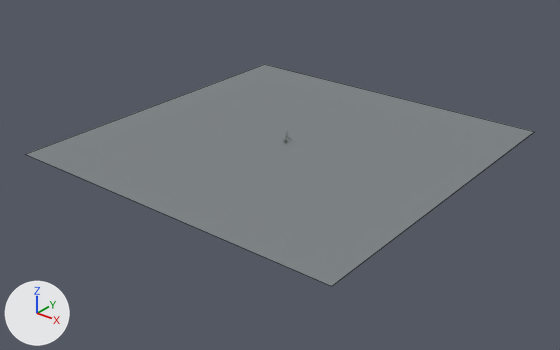
The Blender file blender/fleet/models/km187.blend, before and after one commit.
One viewpoint serves both versions: a 50 mm camera at (80.0, -101.6, 56.2) aimed at (0.8, -2.7, -5.2). Every picture has the same lights, and +X, +Y and +Z are marked at lower left. The older version comes first. Mesh edges are drawn as thin lines on the coarser meshes.

The first picture shows 'ComparisonFloor'.
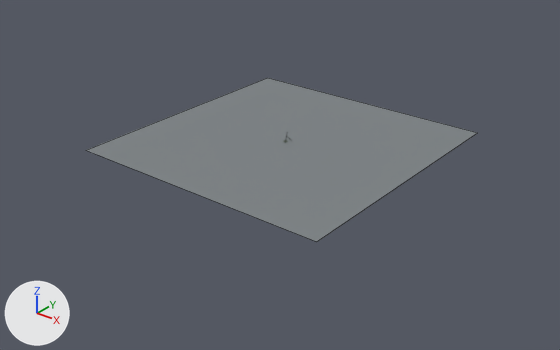
Where the newer file only moved an object's origin or applied its transform, the numbers keep the older frame.

The change, as a list of edits to the scene's bpy script:
```text
Change me_plane:
    used by ob_comparisonfloor; location = (0.2, 0.6, 0.0)
    remove me_plane.from_pydata(...)  # 4 vertices, 1 face; spans x -32.9..32.9, y -32.9..32.9, z 0.0
    add me_plane.from_pydata(...)  # 4 vertices, 1 face; spans x -25.3..25.3, y -25.3..25.3, z 0.0
    me_plane part 1
    me_plane.vertices[0].co: (-32.9, -32.9, 0.0) -> (-25.3, -25.3, 0.0)  # pixel (25, 154) -> pixel (85, 150)
    me_plane.vertices[1].co: (32.9, -32.9, 0.0) -> (25.3, -25.3, 0.0)  # pixel (331, 286) -> pixel (316, 241)
    me_plane.vertices[2].co: (-32.9, 32.9, 0.0) -> (-25.3, 25.3, 0.0)  # pixel (264, 64) -> pixel (267, 77)
    me_plane.vertices[3].co: (32.9, 32.9, 0.0) -> (25.3, 25.3, 0.0)  # pixel (534, 131) -> pixel (477, 132)
Change ob_comparisonfloor:
    ob_comparisonfloor.location: (0.2, 0.6, 0.0) -> (0.0, 0.3, 0.3)
```

What differs and where, as boxes (x1, y1, x2, y2) in the pictures (560 x 350 px):
'ComparisonFloor', reshaped, moved (23% narrower, 26% shorter)
    before: (27, 64, 535, 286)
    after: (87, 78, 477, 242)
